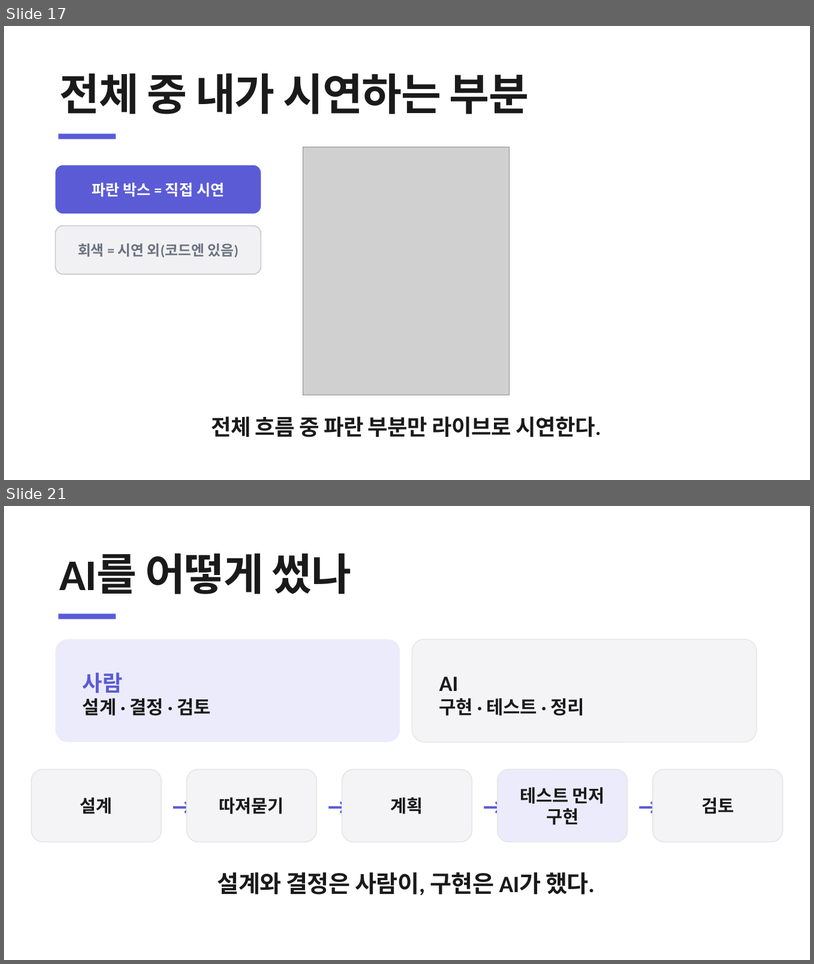
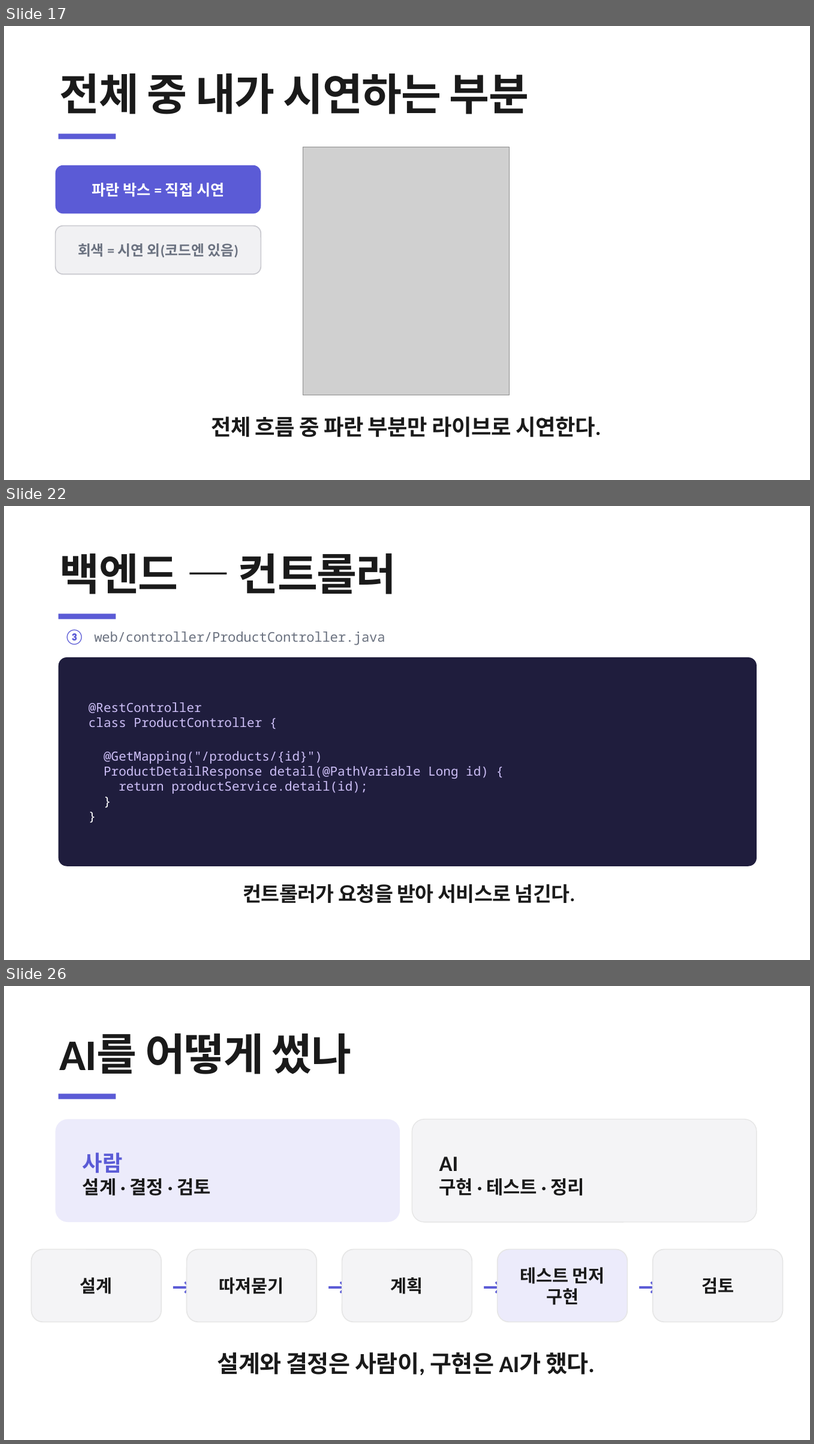
Before and after one commit to heyoonyoon/distributed-programming, a slide deck: docs/presentation/보험발표-figma.pptx. Shown one above the other, each under a label of ours: slides 17 and 21 before the commit, slides 17, 22 and 26 after it; the slides between them are not shown. The pictures are 814x964 and 814x1444 pixels, drawn with LibreOffice and Linux fonts; fonts in the diff are those of the drawing; grey boxes stand for pictures. Boxes give left, top, right and bottom in pixels: in the first picture for what was removed or moved away, otherwise in the second. Text is boxed around its words. In the diff, an @@ line names an element or a change of style, - is before the commit and + after.

```diff
--- a/docs/presentation/보험발표-figma.pptx
+++ b/docs/presentation/보험발표-figma.pptx
@@ slide 22 added at (4, 506, 810, 960), background #FFFFFF @@
@@ text added at (60, 553, 397, 594), 52 pt, text #1A1A1A, bold @@
+백엔드 — 컨트롤러
@@ rectangle added at (59, 613, 116, 619), fill #5B5BD6 @@
@@ text added at (65, 630, 385, 645), 16 pt, text #6B7280 @@
+③ web/controller/ProductController.java
@@ rounded rectangle added at (59, 657, 757, 866), fill #1F1D3D @@
@@ text added at (89, 702, 489, 793), 15 pt, text #CDBFF7 @@
+@RestController
+class ProductController {
+@GetMapping("/products/{id}")
+ProductDetailResponse detail(@PathVariable Long id) {
+return productService.detail(id);
+}
+}
@@ text added at (243, 883, 575, 903), 24 pt, text #1A1A1A, bold @@
+컨트롤러가 요청을 받아 서비스로 넘긴다.
@@ what was slide 21 is now slide 26 @@
```
Also in this commit, not shown: 1 slide changed, 6 other slides added, 2 slides removed, 3 other files.
